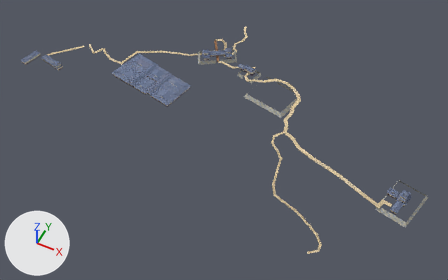
Before and after pictures for a commit that changed the glTF model data/models/impressionist/ART_HikoneCompound.glb.
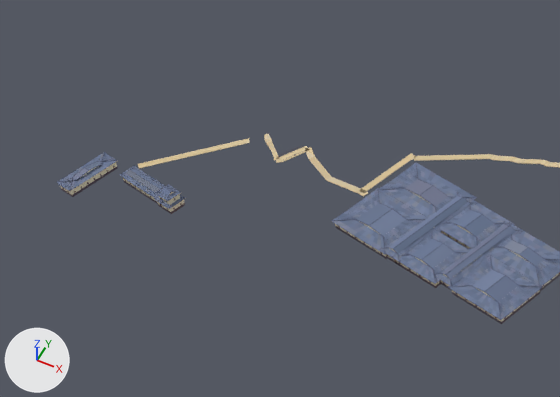
There are two pictures of each version: one whole from a 50 mm lens placed at (188.0, -511.0, 569.0), pointed at (-47.0, -42.0, -17.0), one close up on the part from 0% to 42% of the width and 0% to 47% of the height. Every picture has the same lights, and +X, +Y and +Z are marked at lower left. The last two pictures show the newer version. Vertices at exactly the same position are counted once.

Objects in the first close-up: 'ART_HikoneCompound'.
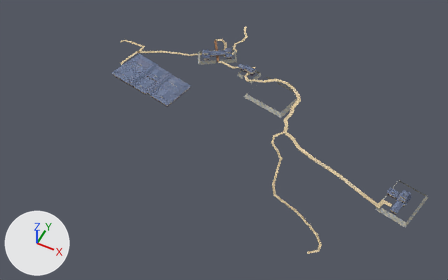
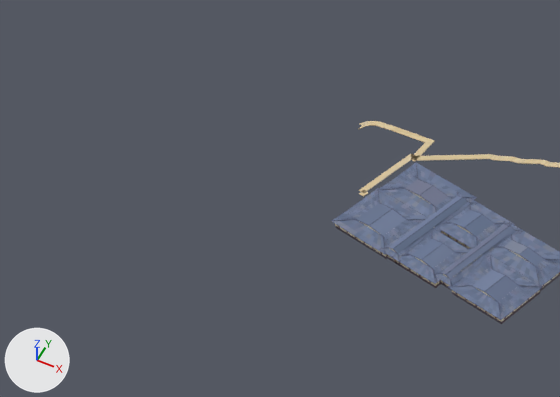
Boxes [x1, y1, x2, y2] around the edits, measured in the close-ups (560 x 397 px; the box of a moved part takes in the faces that stretch with it):
'ART_HikoneCompound', reshaped: before [57, 134, 560, 324]; after [331, 121, 560, 324]
part 1 of me_art_hikonecompound, deleted: before [57, 134, 309, 214]
part 2 of me_art_hikonecompound, moved or reshaped: before [305, 147, 542, 282]; after [359, 121, 542, 282]

What the commit changed:
me_art_hikonecompound is used by ob_art_hikonecompound; location (0.0, 0.0, 0.0).
me_art_hikonecompound had 45374 vertices, 74062 faces and spanned x -354.0..205.0, y -160.0..158.0, z 0.0..55.0.
me_art_hikonecompound now has 39338 vertices, 64048 faces and spans x -258.0..205.0, y -160.0..158.0, z 0.0..55.0.
me_art_hikonecompound part 1: 458 loose pieces with 6058 vertices, spanning x -354.0..-268.0, y -55.0..23.0, z 0.0..10.0, are deleted.
me_art_hikonecompound part 2: 1023 vertices moved within x -224.0..-38.0, y -30.0..132.0, z 2.0..48.0; 16 vertices removed from x -270.0..-230.0, y 6.0..24.0, z 0.0; 38 vertices added at x -258.0..-219.0, y 36.0..54.0, z 0.0.
Other edits to the shape of me_art_hikonecompound do not show in these pictures.
